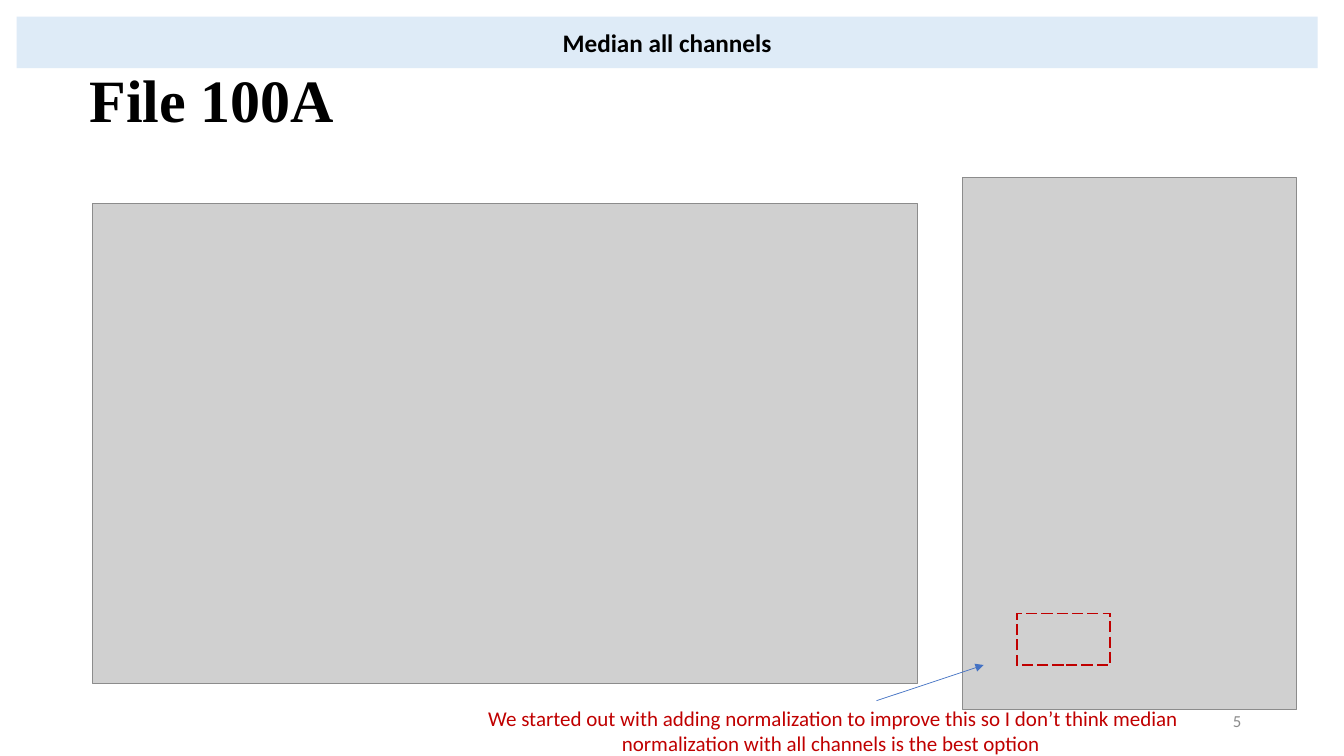
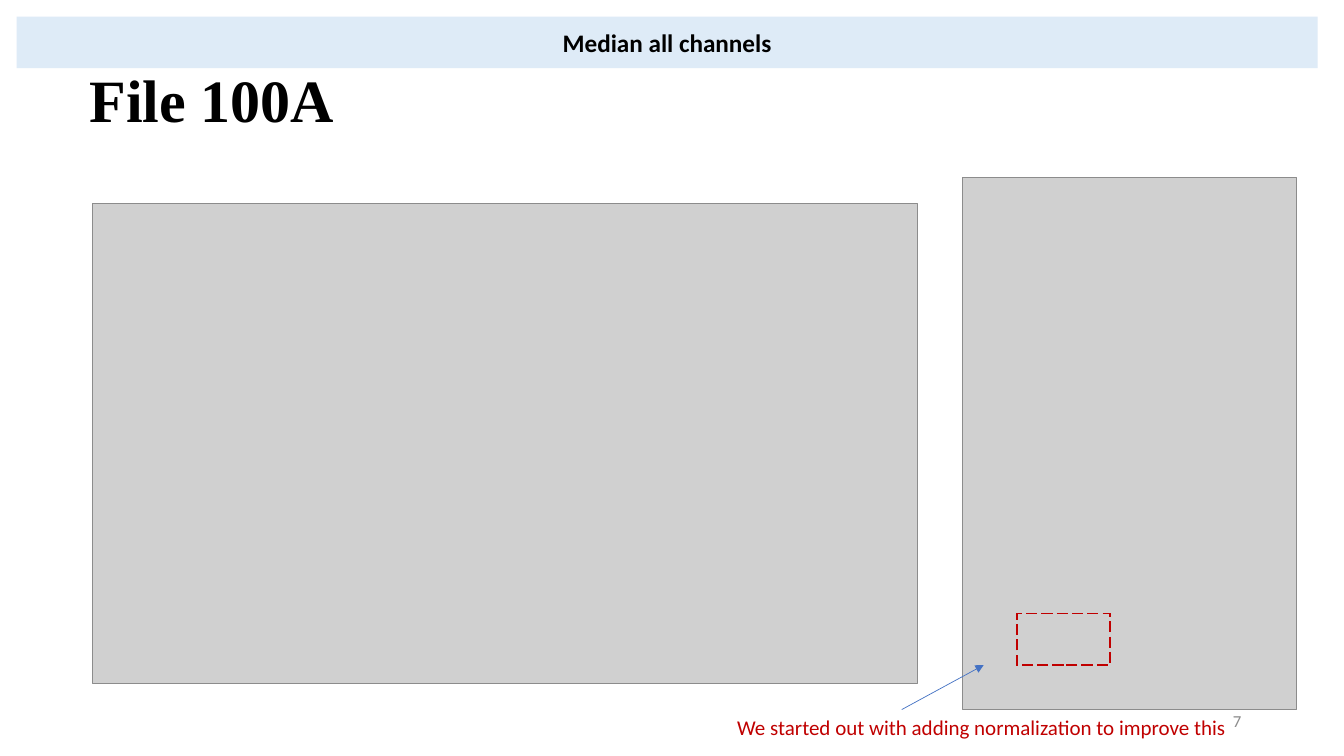
Before and after one commit to vinogradova-lab/cell-type-specific-proximity-labeling, a slide deck: slide 8 of docs/update_041223.pptx (slide 6 before the commit). Drawn at 1344x756 pixels with LibreOffice and Linux fonts; fonts in the diff are those of the drawing; grey boxes stand for pictures. Boxes give left, top, right and bottom in pixels: in the first picture for what was removed or moved away, otherwise in the second. Text is boxed around its words. In the diff, an @@ line names an element or a change of style, - is before the commit and + after.

```diff
--- a/docs/update_041223.pptx
+++ b/docs/update_041223.pptx
@@ arrow moved from (877, 701) - (984, 665) to (902, 710) - (984, 665) @@
@@ page number at (1233, 716, 1241, 727): text changed @@
-5
+7
@@ text at (737, 720, 1225, 739): text changed @@
-We started out with adding normalization to improve this so I don’t think median normalization with all channels is the best option
+We started out with adding normalization to improve this
```
Also in this commit, not shown: 17 other slides changed, 5 slides added.
